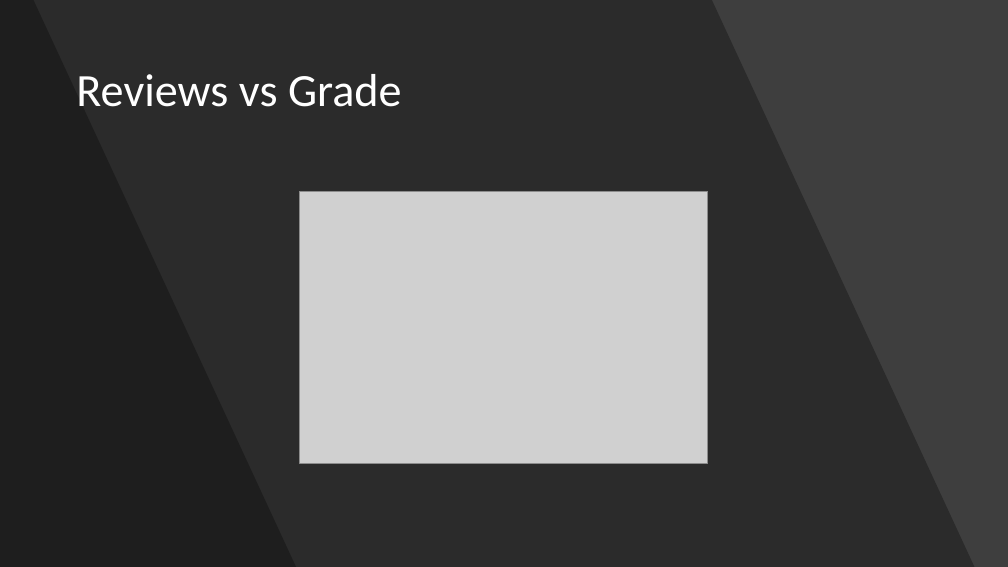
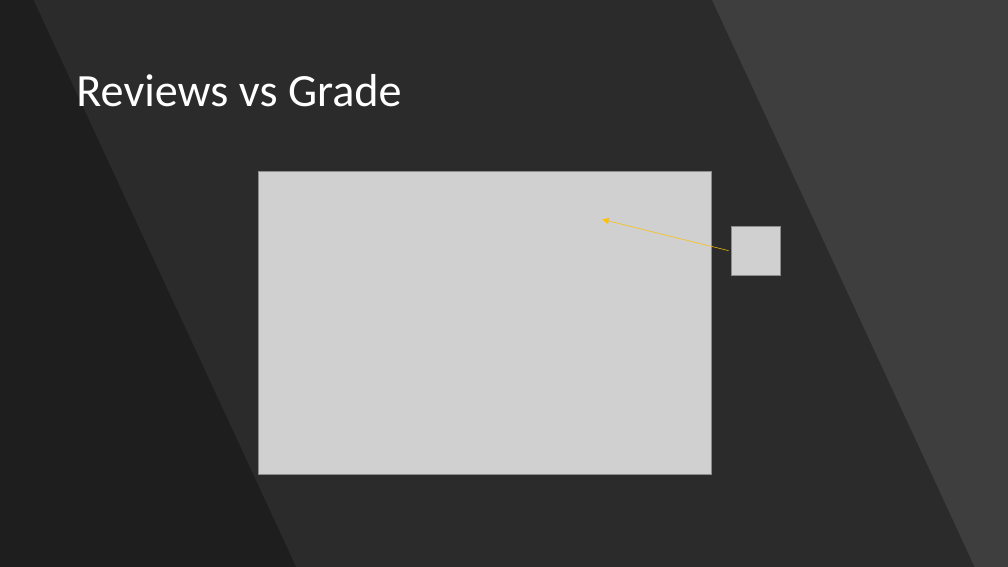
Before and after one commit to ryankchang/project1, a slide deck: slide 12 of GoodEats.pptx. Drawn at 1008x567 pixels with LibreOffice and Linux fonts; fonts in the diff are those of the drawing; grey boxes stand for pictures. Boxes give left, top, right and bottom in pixels: in the first picture for what was removed or moved away, otherwise in the second. Text is boxed around its words. In the diff, an @@ line names an element or a change of style, - is before the commit and + after.

```diff
--- a/GoodEats.pptx
+++ b/GoodEats.pptx
@@ picture: place and size @@
-picture at [299, 191, 708, 464]
+picture at [259, 172, 712, 474]
@@ arrow added from (729, 251) to (603, 219), #FFC000 0.5 pt @@
@@ picture added at [732, 226, 781, 275] @@
```
Also in this commit, not shown: 5 other slides changed, 2 slides added.
